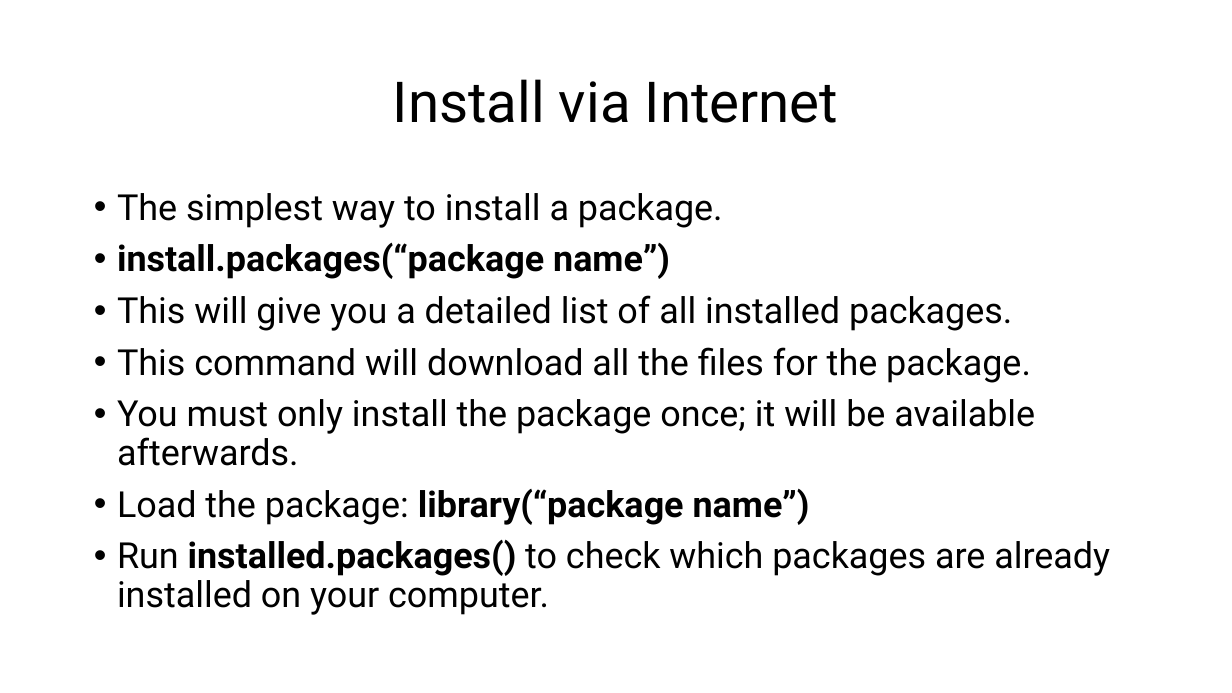
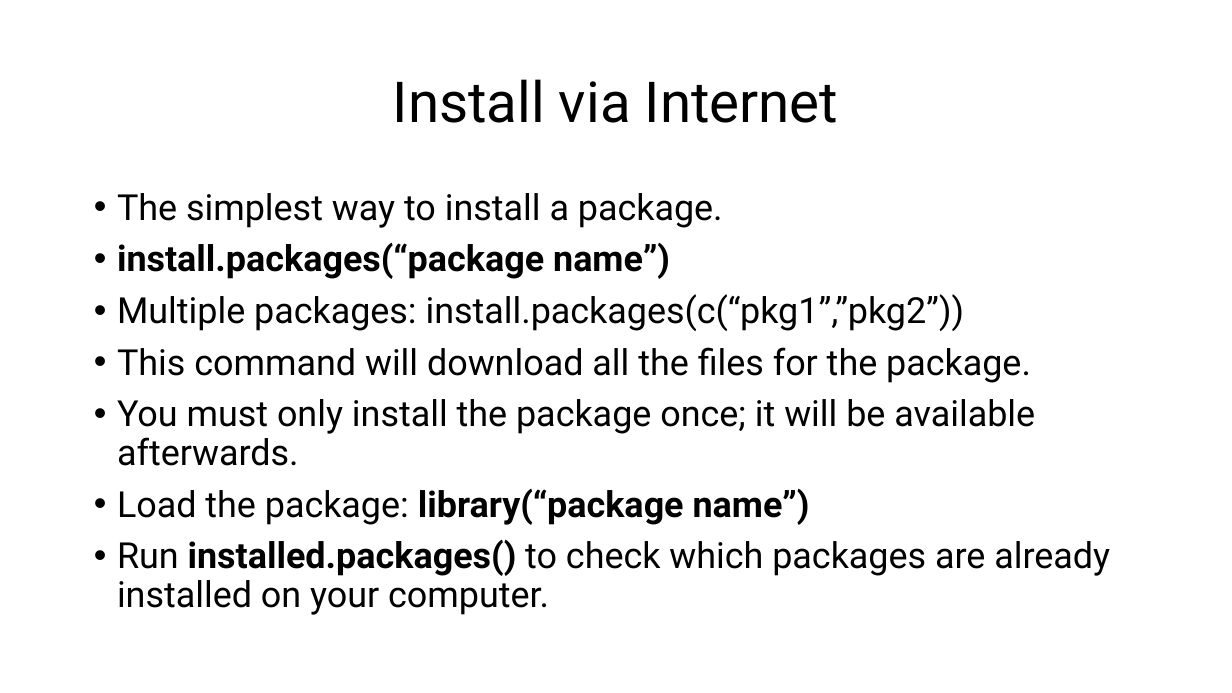
Before and after one commit to csmatyi/crs2025, a slide deck: slide 17 of CRS2025_R_workshop.pptx (slide 16 before the commit). Drawn at 1232x693 pixels with LibreOffice and Linux fonts; fonts in the diff are those of the drawing. Boxes give left, top, right and bottom in pixels: in the first picture for what was removed or moved away, otherwise in the second. Text is boxed around its words. In the diff, an @@ line names an element or a change of style, - is before the commit and + after.

```diff
--- a/CRS2025_R_workshop.pptx
+++ b/CRS2025_R_workshop.pptx
@@ text at [117,294,964,331]: text changed @@
-• This will give you a detailed list of all installed packages.
+• Multiple packages: install.packages(c(“pkg1”,”pkg2”))
```
Also in this commit, not shown: 6 other slides changed, 1 slide added, 2 other files.
